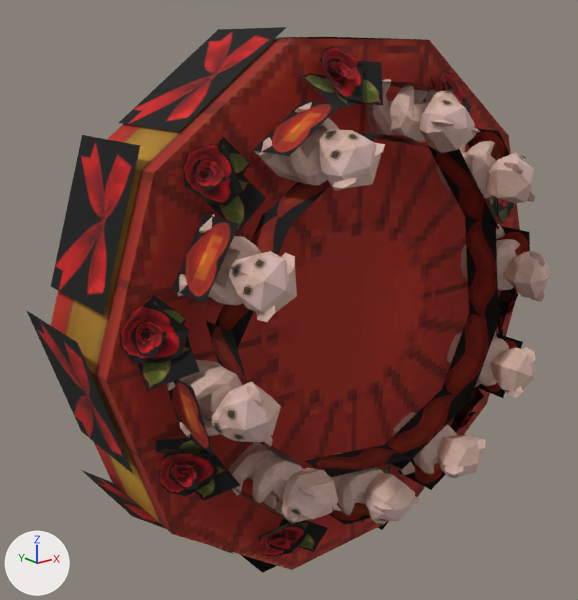
An edit to the OBJ model sceneobjs/huisuo_dongxue_209/common/huisuo_dongxue_209_bhezi.obj, drawn before and after from the same camera.
One viewpoint serves both versions: a 50 mm camera at (-41.6, -52.8, 19.8) aimed at (-3.3, -4.9, 0.6). The axes (+X, +Y, +Z) are drawn at lower left. The lights are the same throughout. Where no turn or scale is listed for an object, it has been applied to the vertices.

Objects in the first picture: 'huisuo_dongxue_209_bhezi'.
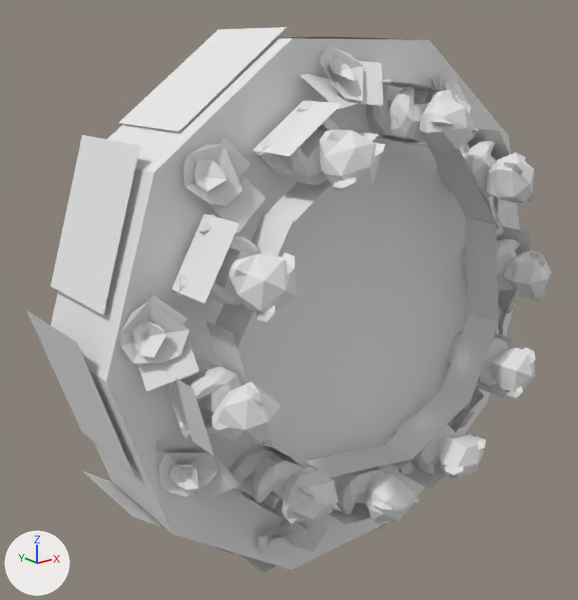
Pixel boxes [x1, y1, x2, y2] of what changed, in the pictures (578 x 600 px):
```json
{"object": "huisuo_dongxue_209_bhezi", "change": "recoloured", "before": [26, 27, 552, 573], "after": [26, 27, 552, 573], "on screen": "red to grey"}
```

Scene script edits in JSON lines:
```json
{"op": "add", "block": "mat_material_1_1", "code": ["mat_material_1_1 = principled_material('material_1')", "mat_material_1_1.base_color = (0.8, 0.8, 0.8)  # white #e7e7e7", "mat_material_1_1.roughness = 1.0"]}
{"block": "me_huisuo_dongxue_209_bhezi", "where": "me_huisuo_dongxue_209_bhezi.from_pydata(...)  # 2020 vertices, 3108 faces; spans x -22.6..23.4, y -17.2..0.4, z -22.5..21.2"}
{"op": "remove", "block": "me_huisuo_dongxue_209_bhezi", "code": "me_huisuo_dongxue_209_bhezi.materials.append(mat_material_1)  # picture img_huisuo_dongxue_209_png"}
{"op": "add", "block": "me_huisuo_dongxue_209_bhezi", "code": "me_huisuo_dongxue_209_bhezi.materials.append(mat_material_1_1)  # white #e7e7e7"}
```
